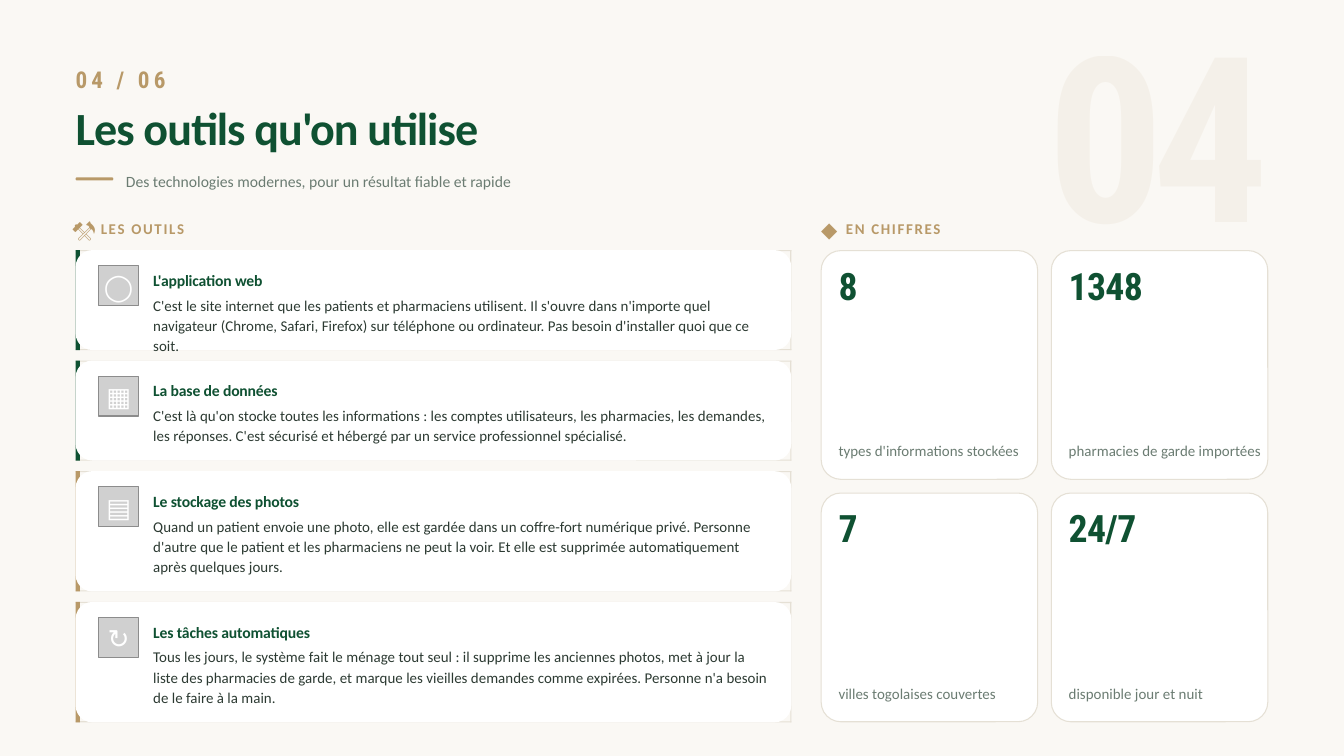
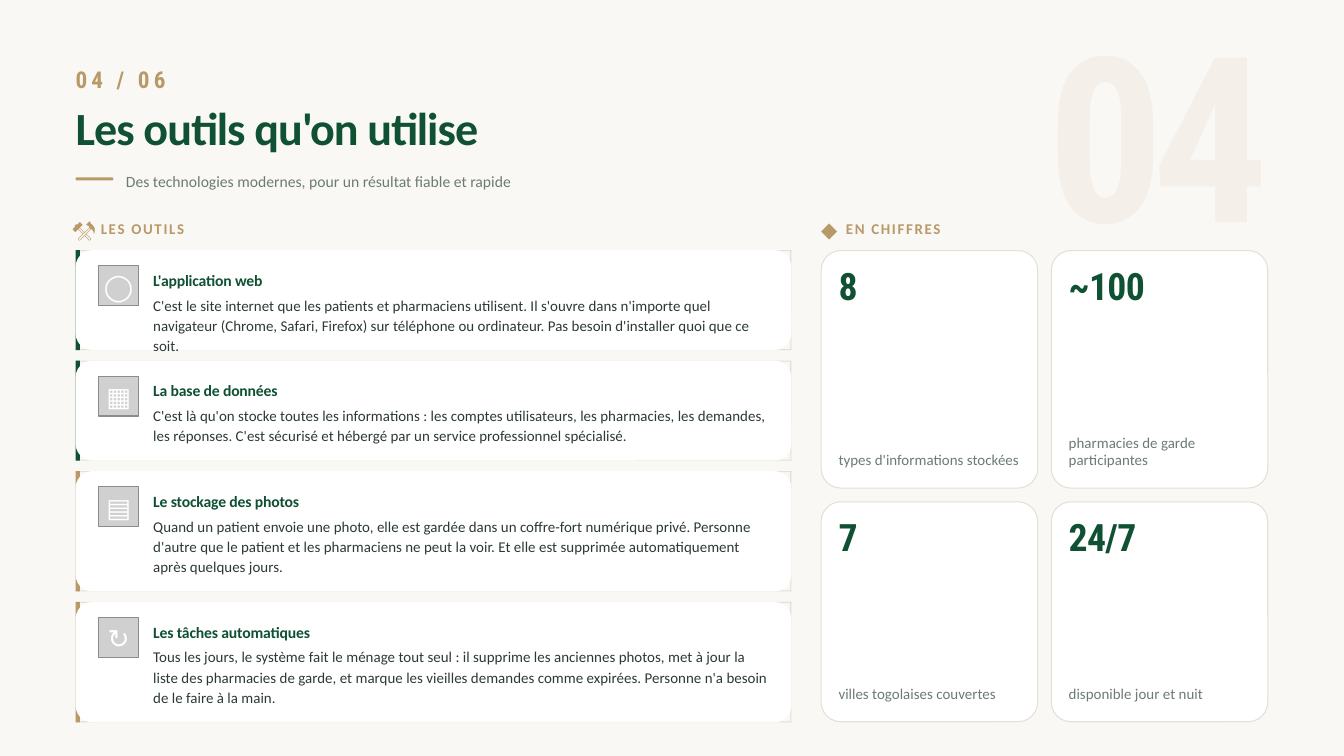
Before and after one commit to kennethafantsawo/MediTike, a slide deck: slide 6 of download/MediTike-Presentation.pptx. Drawn at 1344x756 pixels with LibreOffice and Linux fonts; fonts in the diff are those of the drawing; grey boxes stand for pictures. Boxes give left, top, right and bottom in pixels: in the first picture for what was removed or moved away, otherwise in the second. Text is boxed around its words. In the diff, an @@ line names an element or a change of style, - is before the commit and + after.

Commit message:
fix: PPT — retirer admin secret/audit + corriger nombre pharmacies + retirer GitHub
Slide 7 (Sécurité):
- Retrait des cartes 'Admin secret' et 'Tout est tracé'
- Grille passée de 4x2 (8 cartes) à 3x2 (6 cartes)

Slides 2, 6, 8, 9, 10:
- Remplacement de '1348 pharmacies' par 'une centaine de pharmacies'
- Explication: pharmacies qui se répartissent la garde à tour de rôle

Slide 9 + 11:
- Retrait de la mention 'Code source sur GitHub'

```diff
--- a/download/MediTike-Presentation.pptx
+++ b/download/MediTike-Presentation.pptx
@@ rounded rectangle: place and size @@
-rounded rectangle at [821,250,1038,478]
+rounded rectangle at [821,250,1038,488]
@@ rounded rectangle: place and size @@
-rounded rectangle at [1051,250,1267,478]
+rounded rectangle at [1051,250,1267,488]
@@ text at [1069,273,1145,301]: text changed @@
-1348
+~100
@@ text at [1069,437,1195,468]: text changed @@
-pharmacies de garde importées
+pharmacies de garde participantes
@@ rounded rectangle: place and size @@
-rounded rectangle at [821,493,1038,722]
+rounded rectangle at [821,501,1038,722]
@@ rounded rectangle: place and size @@
-rounded rectangle at [1051,493,1267,722]
+rounded rectangle at [1051,501,1267,722]
@@ 3 texts: place and size @@
-3 texts at [839,445,1137,545]
+3 texts at [839,454,1137,554]
```
Also in this commit, not shown: 6 other slides changed, 7 other files.
